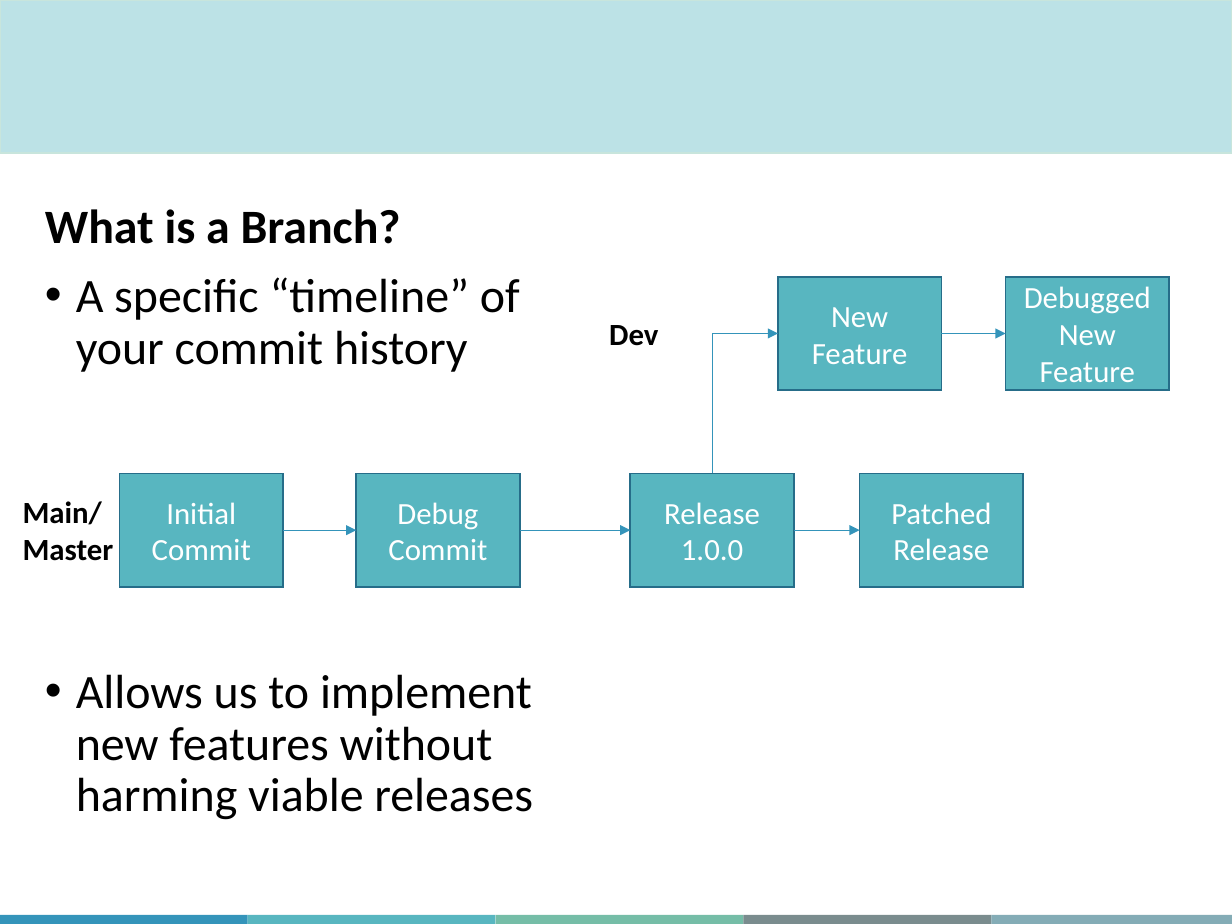
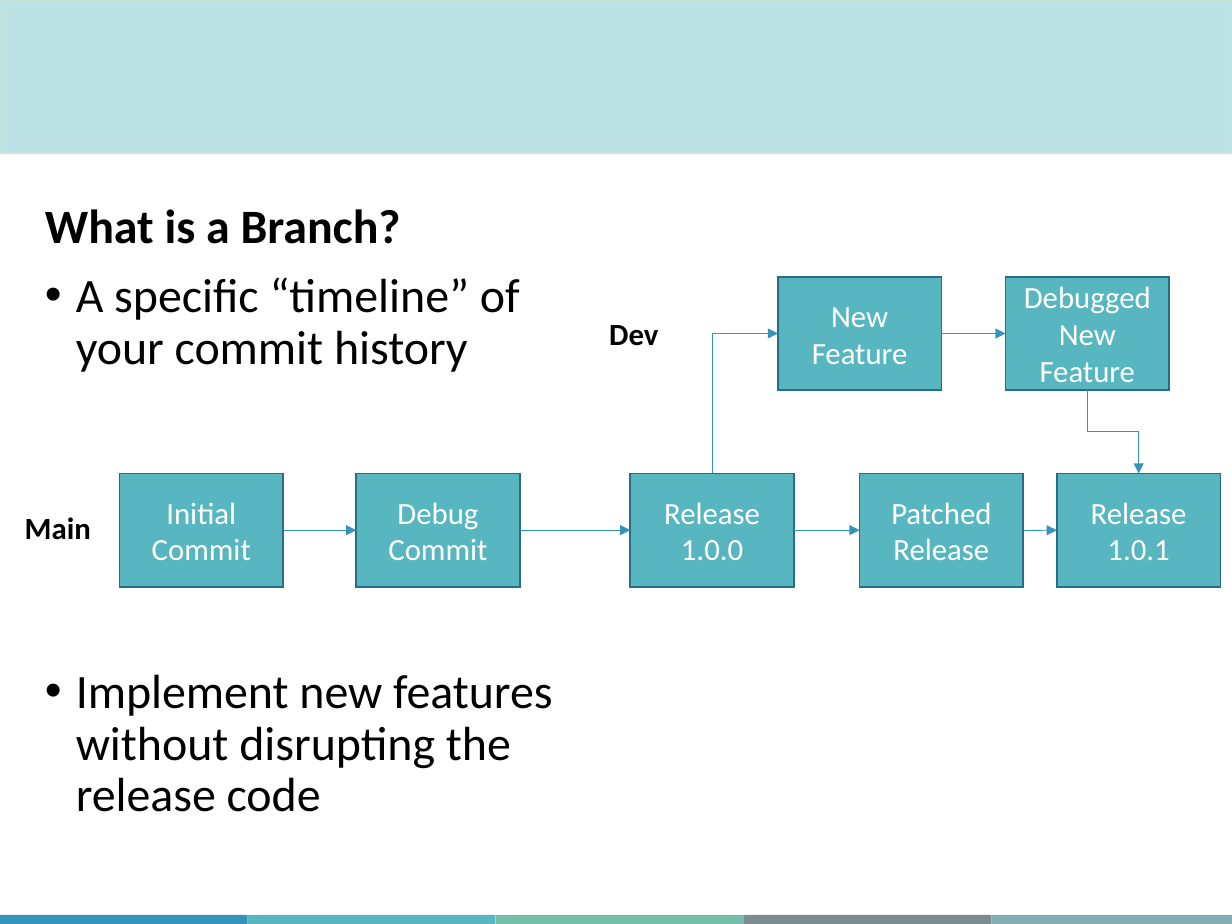
Before and after one commit to ehuan2/IntroToGitHub, a slide deck: slide 29 of Slides/MiCM_GitHub_Workshop_may_2026.pptx (slide 28 before the commit). Drawn at 1232x924 pixels with LibreOffice and Linux fonts; fonts in the diff are those of the drawing; background and template pictures are left out. Boxes give left, top, right and bottom in pixels: in the first picture for what was removed or moved away, otherwise in the second. Text is boxed around its words. In the diff, an @@ line names an element or a change of style, - is before the commit and + after.

```diff
--- a/Slides/MiCM_GitHub_Workshop_may_2026.pptx
+++ b/Slides/MiCM_GitHub_Workshop_may_2026.pptx
@@ elbow arrow added from (1088, 391) to (1138, 473), #3494BA 0.5 pt @@
@@ rectangle added at bbox=[1057, 473, 1221, 586], fill #58B6C0, outline #266D8A 1 pt, 18 pt, text #FFFFFF @@
+Release
+1.0.1
@@ text at bbox=[25, 517, 91, 540]: text changed @@
-Main/Master
+Main
@@ arrow added from (1024, 531) to (1057, 530), #3494BA 0.5 pt @@
@@ text at bbox=[76, 674, 552, 812]: text changed @@
-• Allows us to implement new features without harming viable releases
+• Implement new features without disrupting the release code
```
Also in this commit, not shown: 22 other slides changed, 4 slides added, 2 slides removed.
